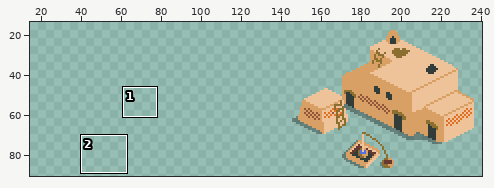
Sprite sheet -- Pixel Art/Buildings/Sumerian Village Center.png. The first picture is a wide view before the edit; the outline marks the close-up.
Close-up. Before the commit:
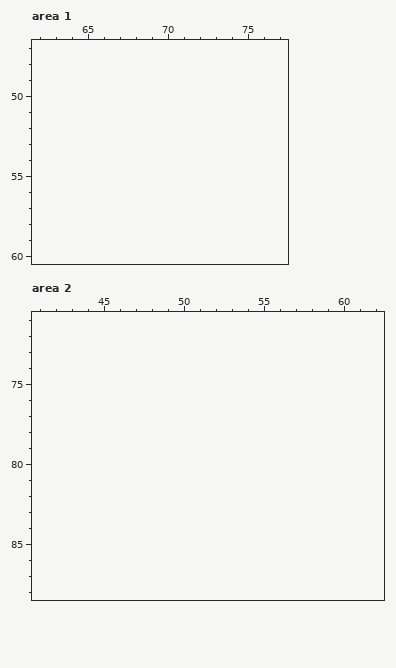
The file is 192x96 pixels. Shown: area 1: x 62..77, y 47..60; area 2: x 41..62, y 71..88. The old version is drawn lined up with the new one, on the new canvas. The wide view leaves out empty margins. The commit also changed other parts of the picture, which this record leaves out.
Once edited:
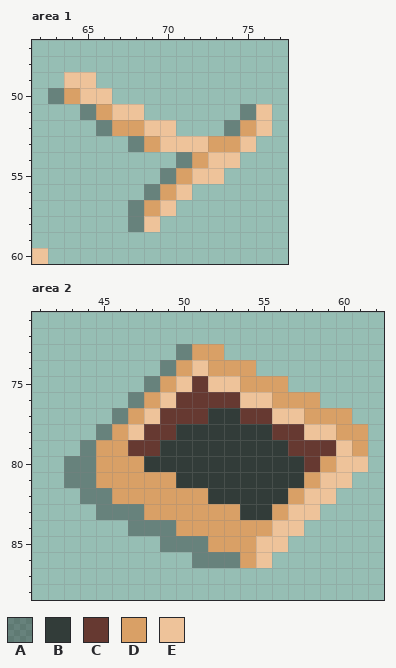
Palette (. is transparent): A #00000050  B #323c39  C #663931  D #d9a066  E #eec39a
Edits made:
canvas 192x96 -> 256x96, the old top-left corner now at 128,0 (the part of the old canvas that was cut away was empty and is not shown)
Area 1:
y 49: x 64..65 .. -> EE
y 50: x 63..66 .... -> ADEE
y 51: x 65..68 .... -> ADEE; x 75..76 .. -> AE
y 52: x 66..70 ..... -> ADDEE; x 74..76 ... -> ADE
y 53: x 68..75 ........ -> ADEEEDDE
y 54: x 71..74 .... -> ADEE
y 55: x 70..73 .... -> ADEE
y 56: x 69..71 ... -> ADE
y 57: x 68..70 ... -> ADE
y 58: x 68..69 .. -> AE
y 60: x 62 . -> E
Area 2:
y 73: x 50..52 ... -> ADD
y 74: x 49..54 ...... -> ADEDDD
y 75: x 48..56 ......... -> ADECEEDDD
y 76: x 47..58 ............ -> ADECCCCEEDDD
y 77: x 46..60 ............... -> ADECCCBBCCEEDDD
y 78: x 45..61 ................. -> ADECCBBBBBBCCEEDD
y 79: x 44..61 .................. -> ADDCCBBBBBBBBCCCED
y 80: x 43..61 ................... -> AADDDBBBBBBBBBBCDEE
y 81: x 43..60 .................. -> AADDDDDBBBBBBBBDEE
y 82: x 44..59 ................ -> AADDDDDDBBBBBDEE
y 83: x 45..58 .............. -> AAADDDDDDBBDEE
y 84: x 47..57 ........... -> AAADDDDDDEE
y 85: x 49..56 ........ -> AAADDDEE
y 86: x 51..55 ..... -> AAADE
